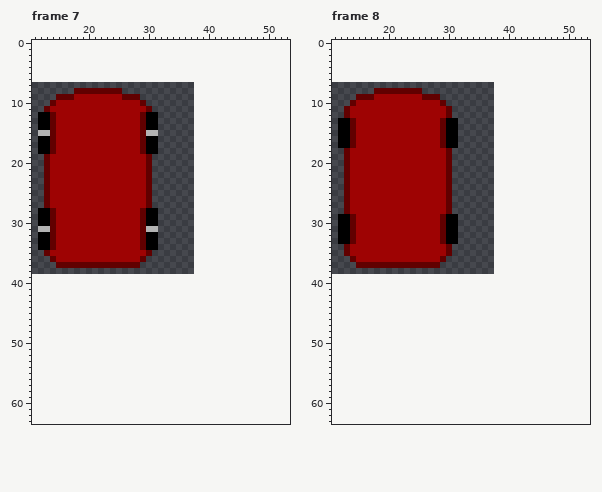
Pixel-art file: ExampleProject/Content/sprites/player.aseprite. The picture above was drawn from the file before the commit.
32x32 pixels, 14 frames. Shown: frame 7: x 11..53, y 0..63; frame 8: x 11..53, y 0..63. The old version is drawn lined up with the new one, on the new canvas. The commit also changed other frames, which this record leaves out.
New version:
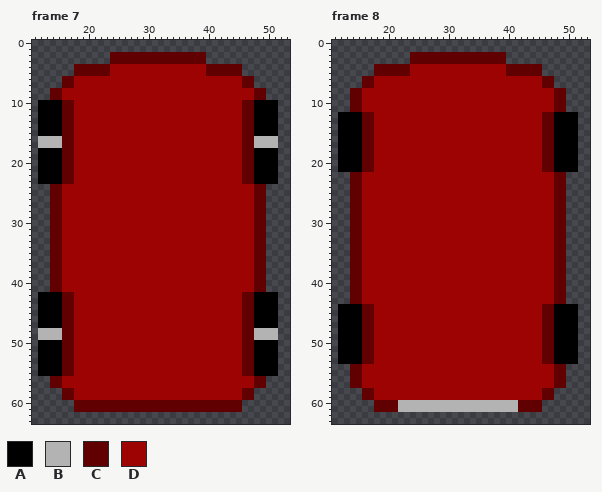
Palette (. is transparent): A #000000  B #b3b3b3  C #610000  D #9e0303
What changed:
canvas 32x32 -> 64x64, the old top-left corner now at 6,7
Frame 7:
y 2..3: x 24..39 ................ -> CCCCCCCCCCCCCCCC
y 4..5: x 18..45 ............................ -> CCCCCCDDDDDDDDDDDDDDDDCCCCCC
y 6..7: x 16..47 ................................ -> CCDDDDDDDDDDDDDDDDDDDDDDDDDDDDCC
y 8: x 14..49 ....CCCCCCCC........................ -> CCDDDDDDDDDDDDDDDDDDDDDDDDDDDDDDDDCC
y 9: x 14 . -> C; x 16..17 CC -> DD; x 26..49 CCC..................... -> DDDDDDDDDDDDDDDDDDDDDDCC
y 10: x 12..17 ..CDDD -> AAAACC; x 29..51 C...................... -> DDDDDDDDDDDDDDDDDCCAAAA
y 11: x 12..17 .CDDDD -> AAAACC; x 30..51 C..................... -> DDDDDDDDDDDDDDDDCCAAAA
y 12..14: x 14..17 CDDD -> AACC; x 29..51 CAA.................... -> DDDDDDDDDDDDDDDDDCCAAAA
y 15: x 12..17 BBCDDD -> AAAACC; x 29..51 CBB.................... -> DDDDDDDDDDDDDDDDDCCAAAA
y 16..17: x 12..17 AACDDD -> BBBBCC; x 29..51 CAA.................... -> DDDDDDDDDDDDDDDDDCCBBBB
y 18: x 14..17 CDDD -> AACC; x 29..51 CAA.................... -> DDDDDDDDDDDDDDDDDCCAAAA
y 19..23: x 12..17 .CDDDD -> AAAACC; x 30..51 C..................... -> DDDDDDDDDDDDDDDDCCAAAA
y 24..27: x 13..15 CDD -> .CC; x 30..49 C................... -> DDDDDDDDDDDDDDDDDDCC
y 28..30: x 12..13 AA -> ..; x 15 D -> C; x 29..49 CAA.................. -> DDDDDDDDDDDDDDDDDDDCC
y 31: x 12..13 BB -> ..; x 15 D -> C; x 29..49 CBB.................. -> DDDDDDDDDDDDDDDDDDDCC
y 32..34: x 12..13 AA -> ..; x 15 D -> C; x 29..49 CAA.................. -> DDDDDDDDDDDDDDDDDDDCC
y 35: x 13..15 CDD -> .CC; x 30..49 C................... -> DDDDDDDDDDDDDDDDDDCC
y 36: x 15 D -> C; x 29..49 C.................... -> DDDDDDDDDDDDDDDDDDDCC
y 37: x 14 . -> C; x 16..49 CCCCCCCCCCCCC..................... -> DDDDDDDDDDDDDDDDDDDDDDDDDDDDDDDDCC
y 38..41: x 14..49 .................................... -> CCDDDDDDDDDDDDDDDDDDDDDDDDDDDDDDDDCC
y 42..47: x 12..51 ........................................ -> AAAACCDDDDDDDDDDDDDDDDDDDDDDDDDDDDCCAAAA
y 48..49: x 12..51 ........................................ -> BBBBCCDDDDDDDDDDDDDDDDDDDDDDDDDDDDCCBBBB
y 50..55: x 12..51 ........................................ -> AAAACCDDDDDDDDDDDDDDDDDDDDDDDDDDDDCCAAAA
y 56..57: x 14..49 .................................... -> CCDDDDDDDDDDDDDDDDDDDDDDDDDDDDDDDDCC
y 58..59: x 16..47 ................................ -> CCDDDDDDDDDDDDDDDDDDDDDDDDDDDDCC
y 60..61: x 18..45 ............................ -> CCCCCCCCCCCCCCCCCCCCCCCCCCCC
Frame 8:
y 2..3: x 24..39 ................ -> CCCCCCCCCCCCCCCC
y 4..5: x 18..45 ............................ -> CCCCCCDDDDDDDDDDDDDDDDCCCCCC
y 6..7: x 16..47 ................................ -> CCDDDDDDDDDDDDDDDDDDDDDDDDDDDDCC
y 8: x 14..49 ....CCCCCCCC........................ -> CCDDDDDDDDDDDDDDDDDDDDDDDDDDDDDDDDCC
y 9: x 14 . -> C; x 16..17 CC -> DD; x 26..49 CCC..................... -> DDDDDDDDDDDDDDDDDDDDDDCC
y 10: x 15 D -> C; x 29..49 C.................... -> DDDDDDDDDDDDDDDDDDDCC
y 11: x 13..15 CDD -> .CC; x 30..49 C................... -> DDDDDDDDDDDDDDDDDDCC
y 12: x 12..17 .CDDDD -> AAAACC; x 30..51 C..................... -> DDDDDDDDDDDDDDDDCCAAAA
y 13..17: x 14..17 CDDD -> AACC; x 29..51 CAA.................... -> DDDDDDDDDDDDDDDDDCCAAAA
y 18..21: x 12..17 .CDDDD -> AAAACC; x 30..51 C..................... -> DDDDDDDDDDDDDDDDCCAAAA
y 22..28: x 13..15 CDD -> .CC; x 30..49 C................... -> DDDDDDDDDDDDDDDDDDCC
y 29..33: x 12..13 AA -> ..; x 15 D -> C; x 29..49 CAA.................. -> DDDDDDDDDDDDDDDDDDDCC
y 34..35: x 13..15 CDD -> .CC; x 30..49 C................... -> DDDDDDDDDDDDDDDDDDCC
y 36: x 15 D -> C; x 29..49 C.................... -> DDDDDDDDDDDDDDDDDDDCC
y 37: x 14 . -> C; x 16..49 CCCCCCCCCCCCC..................... -> DDDDDDDDDDDDDDDDDDDDDDDDDDDDDDDDCC
y 38..43: x 14..49 .................................... -> CCDDDDDDDDDDDDDDDDDDDDDDDDDDDDDDDDCC
y 44..53: x 12..51 ........................................ -> AAAACCDDDDDDDDDDDDDDDDDDDDDDDDDDDDCCAAAA
y 54..57: x 14..49 .................................... -> CCDDDDDDDDDDDDDDDDDDDDDDDDDDDDDDDDCC
y 58..59: x 16..47 ................................ -> CCDDDDDDDDDDDDDDDDDDDDDDDDDDDDCC
y 60..61: x 18..45 ............................ -> CCCCBBBBBBBBBBBBBBBBBBBBCCCC
Changed places in both pictures, as pixel boxes (x1, y1, x2, y2):
changed: (38, 52, 278, 412)
changed: (338, 52, 578, 412)
